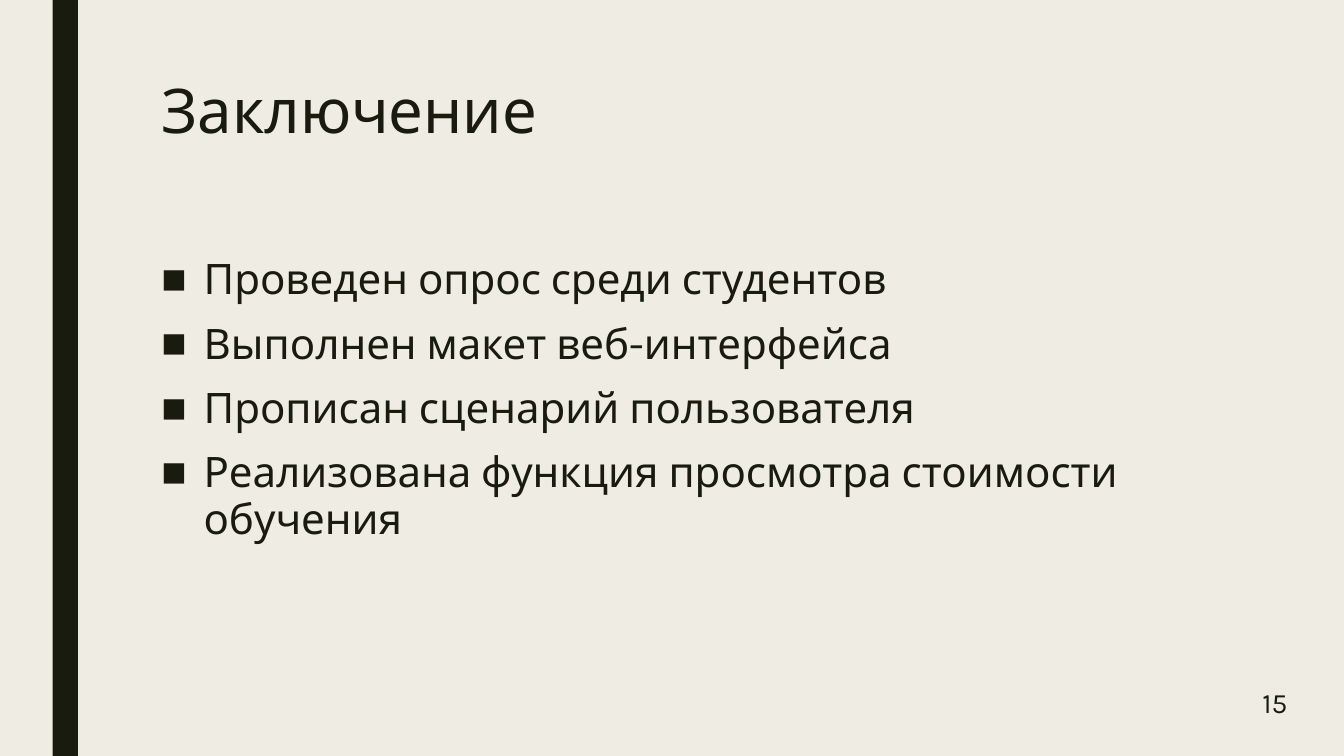
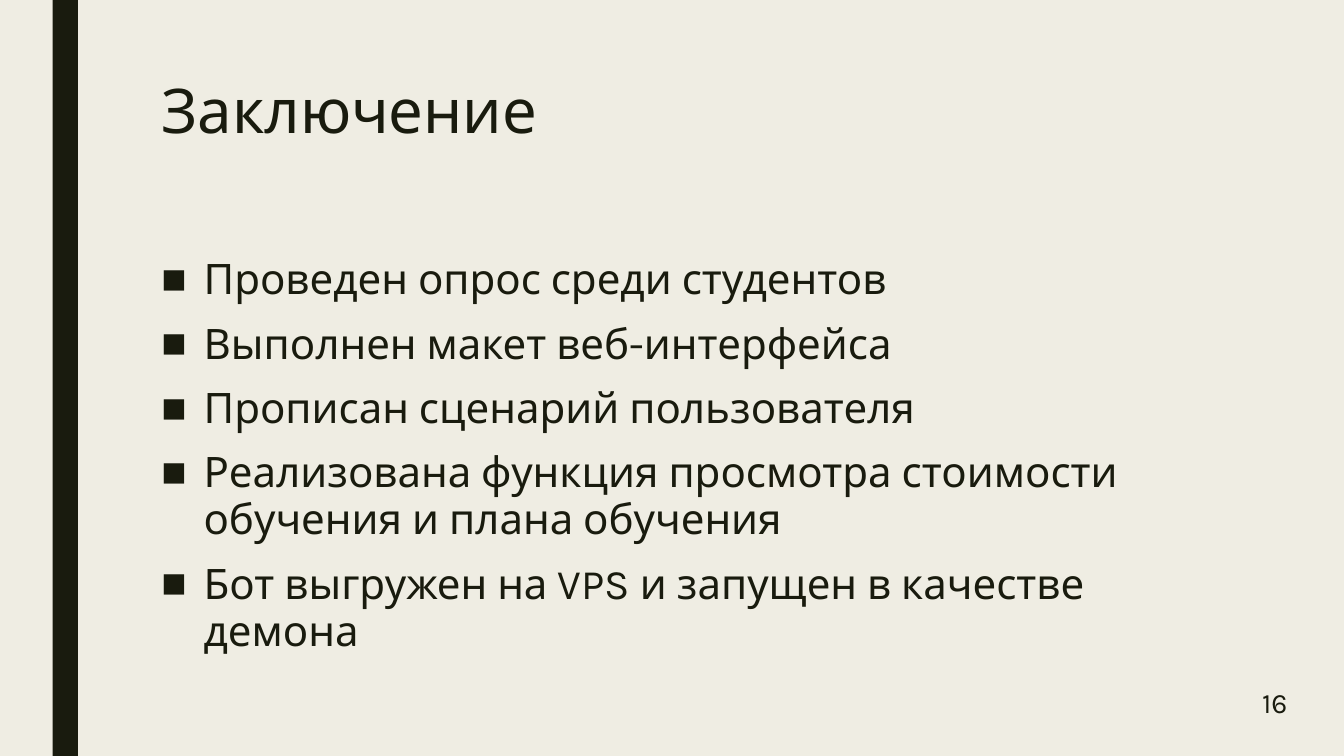
Before and after one commit to manInit/tg-info-abitur-bot, a slide deck: slide 16 of Чат-бот абитуриента.pptx (slide 15 before the commit). Drawn at 1344x756 pixels with LibreOffice and Linux fonts; fonts in the diff are those of the drawing. Boxes give left, top, right and bottom in pixels: in the first picture for what was removed or moved away, otherwise in the second. Text is boxed around its words. In the diff, an @@ line names an element or a change of style, - is before the commit and + after.

```diff
--- a/Чат-бот абитуриента.pptx
+++ b/Чат-бот абитуриента.pptx
@@ text at (x1=204, y1=455, x2=1118, y2=654): text changed @@
-■ Реализована функция просмотра стоимости обучения
+■ Реализована функция просмотра стоимости обучения и плана обучения
+■ Бот выгружен на VPS и запущен в качестве демона
@@ page number at (x1=1262, y1=695, x2=1287, y2=714): text changed @@
-15
+16
```
Also in this commit, not shown: 3 other slides changed, 1 slide added.
